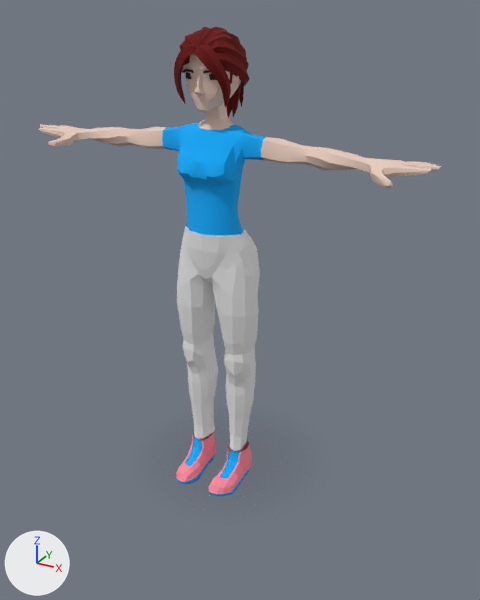
An edit to the glTF model examples/assets/models/woman_casual/woman_casual.glb, drawn before and after from the same camera.
The view is the same before and after, from a 50 mm camera at (1.26, -2.17, 1.9) aimed at (0.08, -0.01, 0.82). Lighting does not change. The marker at lower left points along +X, +Y and +Z. The picture after the commit comes second. Where no turn or scale is listed for an object, it has been applied to the vertices. Vertices at exactly the same position are counted once.

Objects in the first picture: 'Casual_Body', 'Casual_Feet2', 'Casual_Legs2', 'Formal_Head'.
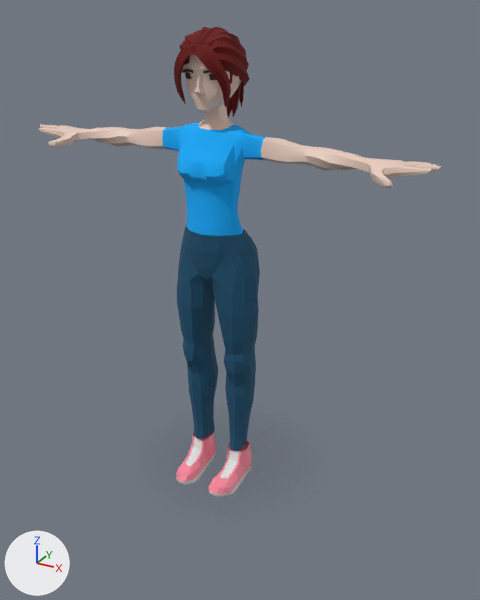
Location of each change, [x1, y1, x2, y2] in pixels of the pictures (480 x 600 px; the box of a moved part takes in the faces that stretch with it):
part 1 of me_cube_002, moved or reshaped
    before: [195, 457, 250, 489]
    after: [195, 455, 251, 489]
part 2 of me_cube_002, surface changed (blue to white)
    both: [176, 437, 248, 497]
part 3 of me_cube_003, surface changed (grey to blue)
    both: [177, 226, 260, 451]

Diff of the bpy script that builds the scene:
```diff
--- a/examples/assets/models/woman_casual/woman_casual.glb.py
+++ b/examples/assets/models/woman_casual/woman_casual.glb.py
@@ me_cube_002 @@
 # used by ob_casual_feet2; location = (0.0, 0.0, 0.0)
-me_cube_002.from_pydata(...)  # 308 vertices, 590 faces; spans x -0.141..0.141, y -0.259..0.026, z -0.001..0.15
+me_cube_002.from_pydata(...)  # 300 vertices, 574 faces; spans x -0.141..0.141, y -0.259..0.024, z 0.0..0.15
+# me_cube_002 part 1
+# 14 vertices are removed from x -0.134..0.134, y -0.1..-0.014, z 0.007..0.008
+# 68 faces are deleted
+# 4 vertices in x -0.119..0.119, y 0.008..0.016, z 0.008..0.015 move by (0.0, 0.003, 0.0)
+# 4 vertices in x -0.109..0.109, y -0.135, z 0.004 move by (0.0, 0.0, -0.004)
+# 4 vertices in x -0.139..0.139, y -0.138..-0.135, z 0.003 move by (0.0, 0.0, -0.003)
+# 20 vertices move from x -0.131..0.131, y -0.18..0.026, z -0.001..0.024 to x -0.134..0.134, y -0.18..0.023, z 0.0..0.024
+# 6 vertices are added at (0.134, -0.08, 0.0), (0.132, -0.014, 0.008), (0.049, -0.1, 0.0), (-0.134, -0.08, 0.0), (-0.132, -0.014, 0.008), (-0.049, -0.1, 0.0)
+# 52 new faces join them
+# me_cube_002 part 2: 234 kept faces spanning x -0.141..0.141, y -0.259..0.023, z 0.0..0.146 get new texture (UV) coordinates
 me_cube_002.materials.append(mat_woman)
@@ me_cube_003 @@
 me_cube_003.from_pydata(...)  # 355 vertices, 706 faces; spans x -0.18..0.18, y -0.173..0.059, z 0.146..1.134
 # used by ob_casual_legs2; location = (0.0, 0.0, 0.0)
+# me_cube_003 part 3: texture (UV) coordinates of 706 of 706 faces, centred in x -0.172..0.172, y -0.17..0.057, z 0.147..1.133, changed; they spanned u 0.38..0.38, v 0.38..0.38 and now span u 0.62..0.62, v 0.38..0.38
 me_cube_003.materials.append(mat_woman)
```
